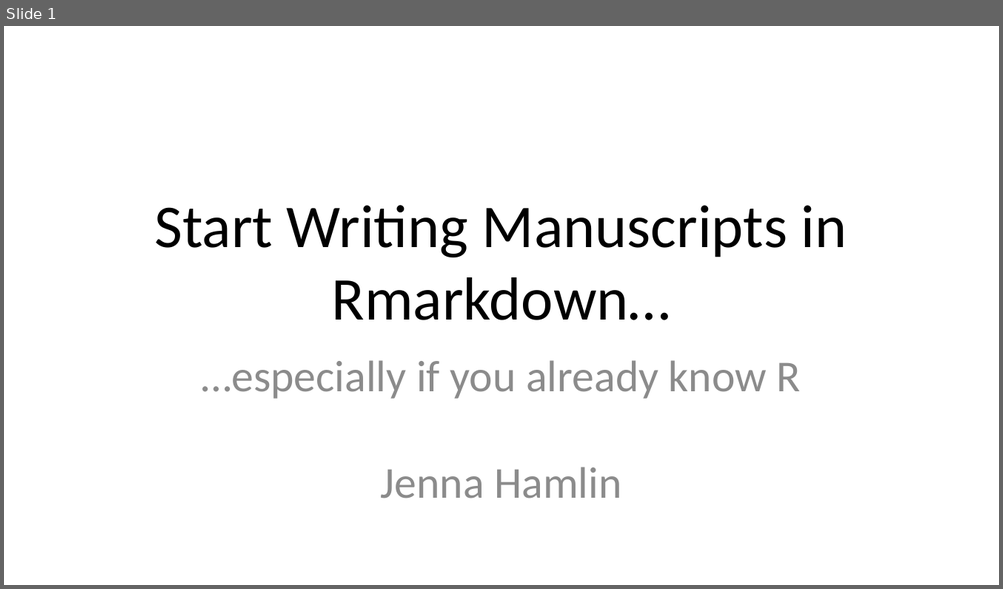
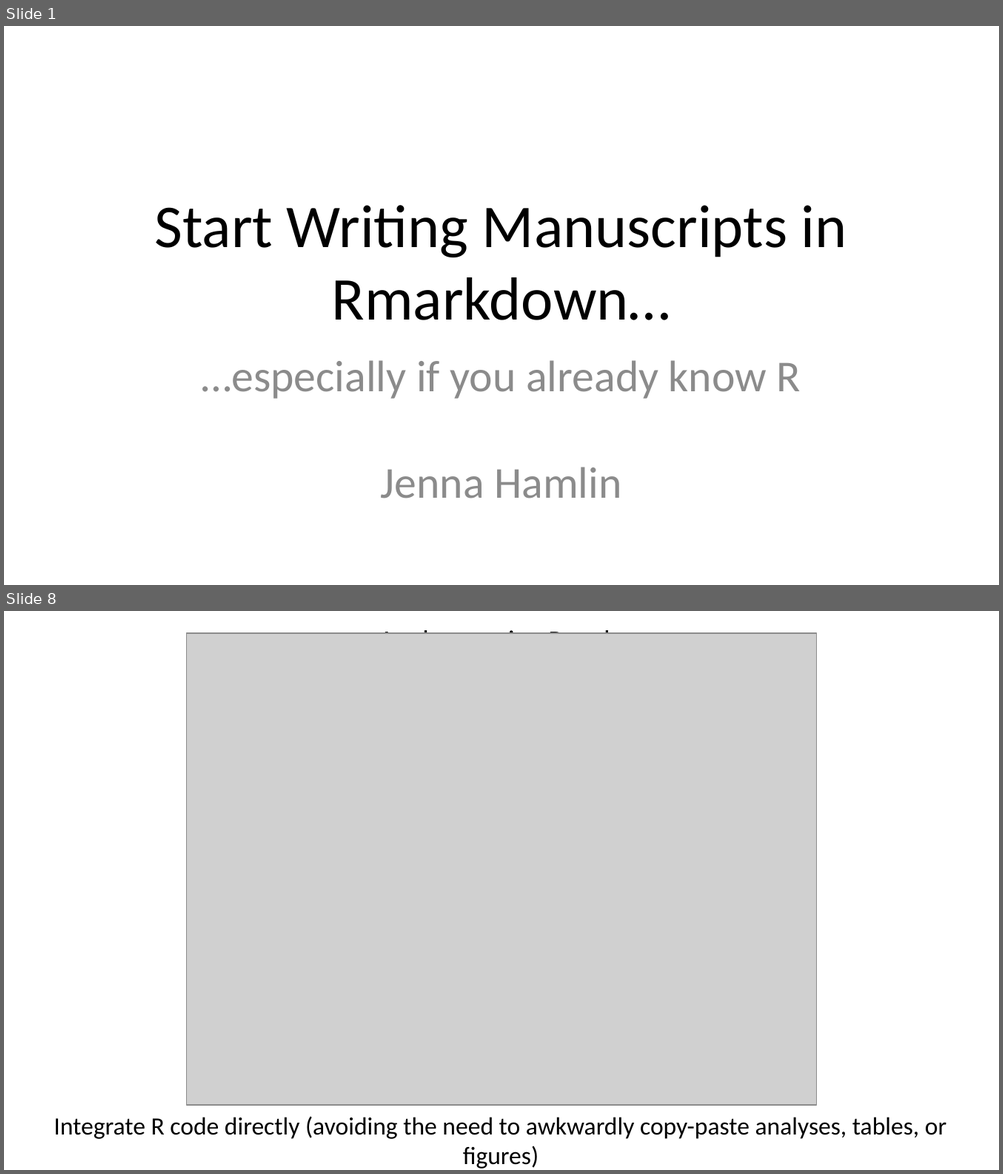
Before and after one commit to jennahamlin/GiGte, a slide deck: GiGte.pptx. Shown one above the other, each under a label of ours: slide 1 before the commit, slides 1 and 8 after it; the slides between them are not shown. The pictures are 1003x589 and 1003x1174 pixels, drawn with LibreOffice and Linux fonts; fonts in the diff are those of the drawing; grey boxes stand for pictures. Boxes give left, top, right and bottom in pixels: in the first picture for what was removed or moved away, otherwise in the second. Text is boxed around its words. In the diff, an @@ line names an element or a change of style, - is before the commit and + after.

Commit message:
made folder for images and created a few more slides

```diff
--- a/GiGte.pptx
+++ b/GiGte.pptx
@@ slide 8 added at bbox=[4, 611, 999, 1170], background #FFFFFF @@
@@ title added at bbox=[378, 627, 623, 634], 20 pt, text #000000 @@
+Analyses using R code
@@ picture added at bbox=[186, 633, 816, 1105] @@
@@ text added at bbox=[54, 1116, 946, 1169], 18 pt, text #000000 @@
+Integrate R code directly (avoiding the need to awkwardly copy-paste analyses, tables, or figures)
```
Also in this commit, not shown: 5 slides changed, 2 other slides added, 1 slide removed, 6 other files.
